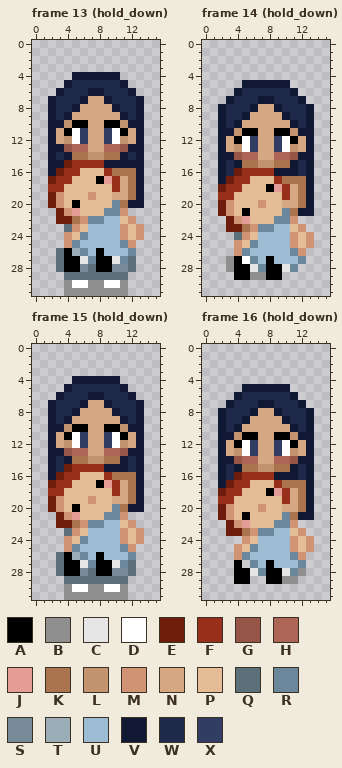
Pixel-art file -- art/player_demo.aseprite. Above is the file before it was changed.
16x32 pixels, 24 frames. Shown: frame 13 (hold_down), frame 14 (hold_down), frame 15 (hold_down), frame 16 (hold_down). The commit also changed other frames, which this record leaves out.
Visible layers, top first: "doll", "body".
Palette (. is transparent): A #000000  B #8f8f8f  C #e6e6e6  D #ffffff  E #6e1c0b  F #972f1a  G #975547  H #ad6556  J #e49d96  K #aa754e  L #c3936f  M #d09474  N #d6a783  P #e4bc96  Q #5c707b  R #6b879c  S #768b97  T #9badb7  U #9dbcd3  V #101834  W #1f294a  X #313d63
Pixels before, frame 13 (hold_down), first column x 2:
 4 ...VVVVVV...
 5 ..VWWWWWWV..
 6 .VWWWVVWWWV.
 7 VWWWVNNVWWWV
 8 VWWVNNNNVWWV
 9 VWVNNNNNNVWV
10 VVLAANNAALVV
11 VNADXNNXDANV
12 VNLDXNNXDLNV
13 VVGHHNNHHGVV
14 VWVKKLLKKVWV
15 VVEFFFFVVVVV
16 VEFFPPPFKKKV
17 EFFPPPAJFNKV
18 FFPPPPPPFNKV
19 EMPPPMPPNNKV
20 EMPAPPPPRKVV
21 .EMJPPPRRM..
22 .EEKMRRUUPM.
23 ..QMPUUUUMPM
24 ..MPRUUUUMPM
25 ..MRUUUUURM.
26 .QATRUAUUUR.
27 .QAACRAACRQ.
28 .QAASQAASSQ.
29 ..QQQQQQQQ..
30 ..BDDBBDDB..
31 ..BBBBBBBB..
Pixels before, frame 14 (hold_down), first column x 2:
 5 ...VVVVVV...
 6 ..VWWWWWWV..
 7 .VWWWVVWWWV.
 8 VWWWVNNVWWWV
 9 VWWVNNNNVWWV
10 VWVNNNNNNVWV
11 VVLAANNAALVV
12 VNADXNNXDANV
13 VNLDXNNXDLNV
14 VVGHHNNHHGVV
15 VWVKKLLKKVWV
16 VWEFFFFVVVWV
17 VEFFPPPFKKKV
18 EFFPPPAJFNKV
19 FFPPPPPPFNKV
20 EMPPPMPPNNKV
21 EMPAPPPPRKVV
22 .EMJPPPRRM..
23 .EEKMRRUUPM.
24 ..QMPUUUUMPM
25 ..MPRUUUUMPM
26 ..MRUUUUURM.
27 .BADRUAUUUR.
28 .BAACRAACR..
29 ..AABBAA....
Pixels before, frame 15 (hold_down), first column x 2:
 4 ...VVVVVV...
 5 ..VWWWWWWV..
 6 .VWWWVVWWWV.
 7 VWWWVNNVWWWV
 8 VWWVNNNNVWWV
 9 VWVNNNNNNVWV
10 VVLAANNAALVV
11 VNADXNNXDANV
12 VNLDXNNXDLNV
13 VVGHHNNHHGVV
14 VWVKKLLKKVWV
15 VWEFFFFVVVWV
16 VEFFPPPFKKKV
17 EFFPPPAJFNKV
18 FFPPPPPPFNKV
19 EMPPPMPPNNKV
20 EMPAPPPPRKVV
21 .EMJPPPRRM..
22 .EEKMRRUUPM.
23 ..QMPUUUUMPM
24 ..MPRUUUUMPM
25 ..MRUUUUURM.
26 .QATRUAUUUR.
27 .QAACRAACRQ.
28 .QAASQAASSQ.
29 ..QQQQQQQQ..
30 ..BDDBBDDB..
31 ..BBBBBBBB..
Pixels before, frame 16 (hold_down), first column x 2:
 5 ...VVVVVV...
 6 ..VWWWWWWV..
 7 .VWWWVVWWWV.
 8 VWWWVNNVWWWV
 9 VWWVNNNNVWWV
10 VWVNNNNNNVWV
11 VVLAANNAALVV
12 VNADXNNXDANV
13 VNLDXNNXDLNV
14 VVGHHNNHHGVV
15 VWVKKLLKKVWV
16 VWEFFFFVVVWV
17 VEFFPPPFKKKV
18 EFFPPPAJFNKV
19 FFPPPPPPFNKV
20 EMPPPMPPNNKV
21 EMPAPPPPRKVV
22 .EMJPPPRRM..
23 .EEKMRRUUPM.
24 ...MPUUUUMPM
25 ..MPRUUUUMPM
26 ..MRUUUUURM.
27 ..A.RUAUUUR.
28 ..AACRAACRB.
29 ..AA..AABB..
Once edited:
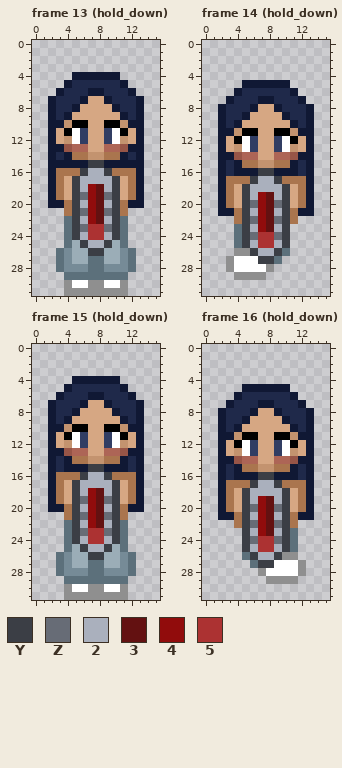
Colours new in this view: Y #3b3e45  Z #676c76  2 #aab0bd  3 #631111  4 #910c0c  5 #ac3232
What changed:
layer "thermometer" now shown
layer "doll" now hidden
Changed rows in their new state; - is an unchanged pixel.
Frame 13 (hold_down):
first column x 2:
15 --VVVYY-----
16 -KKKY22Y----
17 VKNY2222Y---
18 VKNY2432Y---
19 VKNYZ43ZY---
20 VVKY2432Y---
21 -.KYZ43ZYK--
22 -.QY2432YQ.-
23 ---YZ55ZYQ..
24 --QY2552YQ..
25 --QTY22YTQ.-
26 --S-TYYTTSQ-
27 --STTQQTTS--
28 --SS--QS----
Frame 14 (hold_down):
first column x 2:
16 --VVVYY-----
17 -KKKY22Y----
18 VKNY2222Y---
19 VKNY2432Y---
20 VKNYZ43ZY---
21 VVKY2432Y---
22 -.KYZ43ZYK--
23 -.QY2432Y..-
24 ---YZ55ZY...
25 --QY2552Y...
26 --BBY22YQ..-
27 --D-DYYQ...-
28 --DDDDB...--
29 --BB--..----
Frame 15 (hold_down): the same change as frame 13 (hold_down)
Frame 16 (hold_down):
first column x 2:
16 --VVVYY-----
17 -KKKY22Y----
18 VKNY2222Y---
19 VKNY2432Y---
20 VKNYZ43ZY---
21 VVKY2432Y---
22 -.KYZ43ZYK--
23 -..Y2432YQ.-
24 ---YZ55ZYQ..
25 --.Y2552YQ..
26 --.QY22YBB.-
27 --.-QYYDDDB-
28 --...BDDDD--
29 --..--BB----
Boxes around the changes in both pictures, in picture pixels (x1, y1, x2, y2):
changed: (48, 160, 144, 272)
changed: (218, 168, 314, 280)
changed: (48, 464, 144, 576)
changed: (218, 472, 314, 584)
